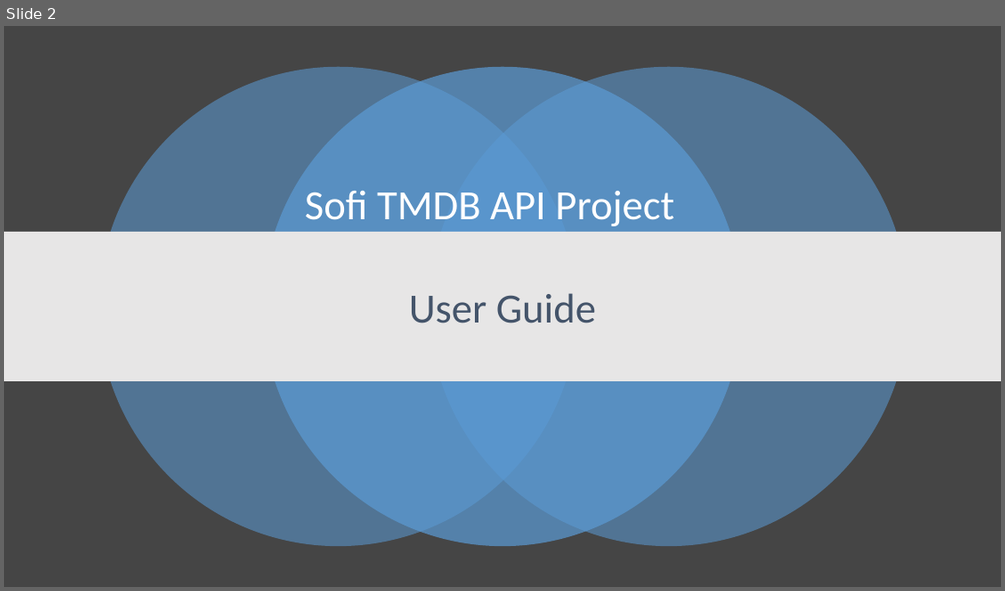
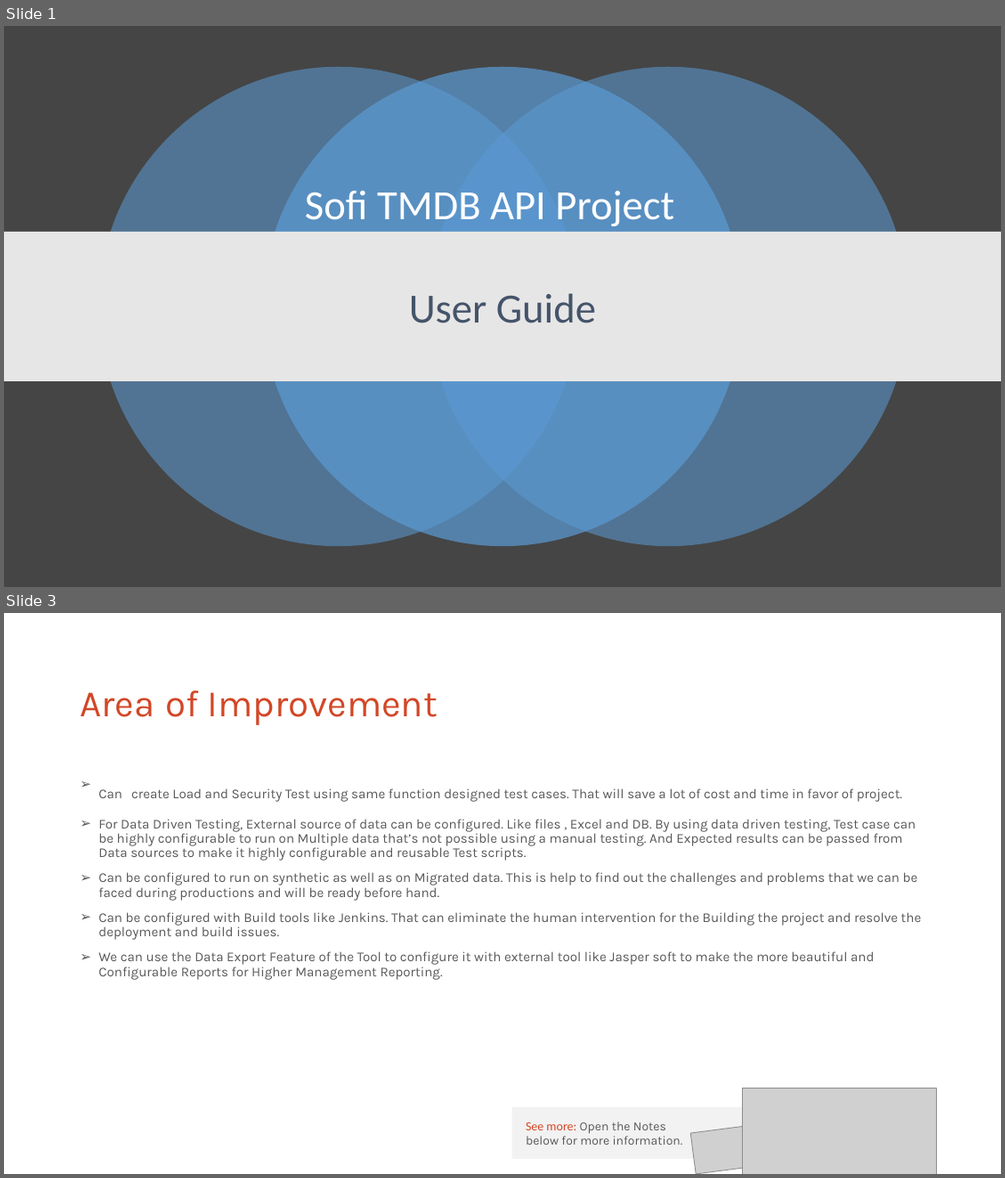
Before and after one commit to arpans2112/SoFi_TMDB_API_Project, a slide deck: SoFi TMDB Api Project User Guide.pptx. Shown one above the other, each under a label of ours: slide 2 before the commit, slides 1 and 3 after it; the slides between them are not shown. The pictures are 1005x591 and 1005x1178 pixels, drawn with LibreOffice and Linux fonts; fonts in the diff are those of the drawing; grey boxes stand for pictures. Boxes give left, top, right and bottom in pixels: in the first picture for what was removed or moved away, otherwise in the second. Text is boxed around its words. In the diff, an @@ line names an element or a change of style, - is before the commit and + after.

Commit message:
Sofi TMDB Api project User Guide is updated

```diff
--- a/SoFi TMDB Api Project User Guide.pptx
+++ b/SoFi TMDB Api Project User Guide.pptx
@@ slide 3 added at bbox=[4, 613, 1001, 1174], background #FFFFFF @@
@@ title added at bbox=[80, 690, 437, 725], 36 pt, text #D24726 @@
+Area of Improvement
@@ text added at bbox=[98, 788, 922, 980], 13 pt, text #595959 @@
+➢ Can create Load and Security Test using same function designed test cases. That will save a lot of cost and time in favor of project.
+➢ For Data Driven Testing, External source of data can be configured. Like files , Excel and DB. By using data driven testing, Test case can be highly configurable to run on Multiple data that’s not possible using a manual testing. And Expected results can be passed from Data sources to make it highly configurable and reusable Test scripts.
+➢ Can be configured to run on synthetic as well as on Migrated data. This is help to find out the challenges and problems that we can be faced during productions and will be ready before hand.
+➢ Can be configured with Build tools like Jenkins. That can eliminate the human intervention for the Building the project and resolve the deployment and build issues.
+➢ We can use the Data Export Feature of the Tool to configure it with external tool like Jasper soft to make the more beautiful and Configurable Reports for Higher Management Reporting.
@@ group added at bbox=[512, 1088, 937, 1174]: 2 pictures, 1 rectangle, 1 text @@
+See more: Open the Notes below for more information.
@@ what was slide 2 is now slide 1 @@
```
Also in this commit, not shown: 1 slide changed, 1 other slide added, 7 slides removed.
